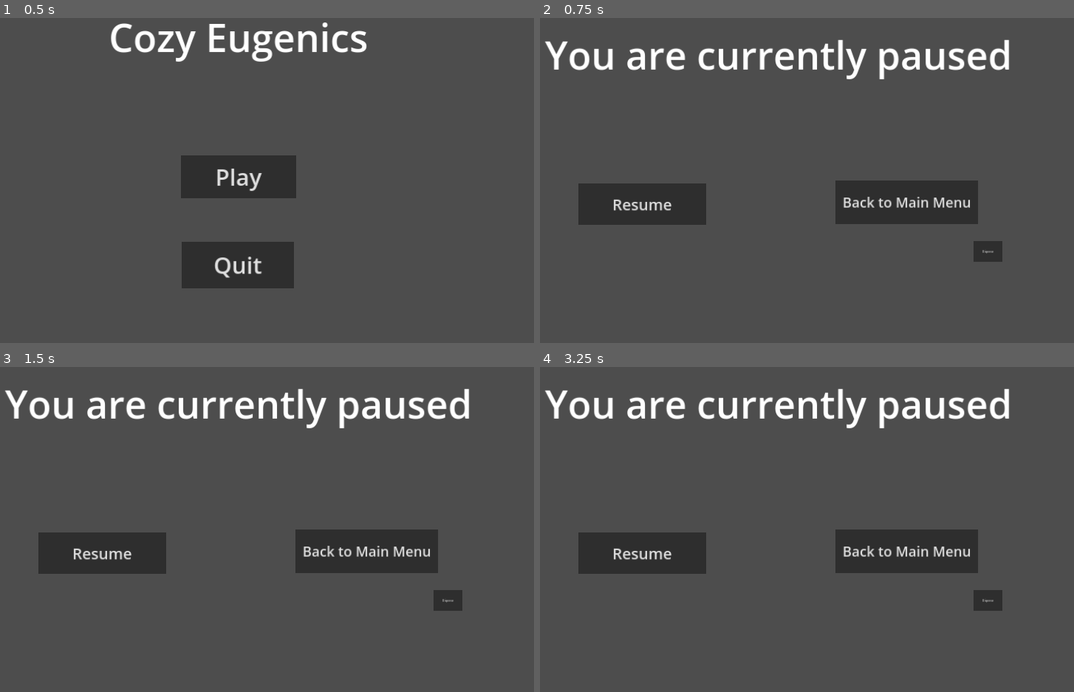
Above: before the commit, frames 1-4 (two rows, left to right).
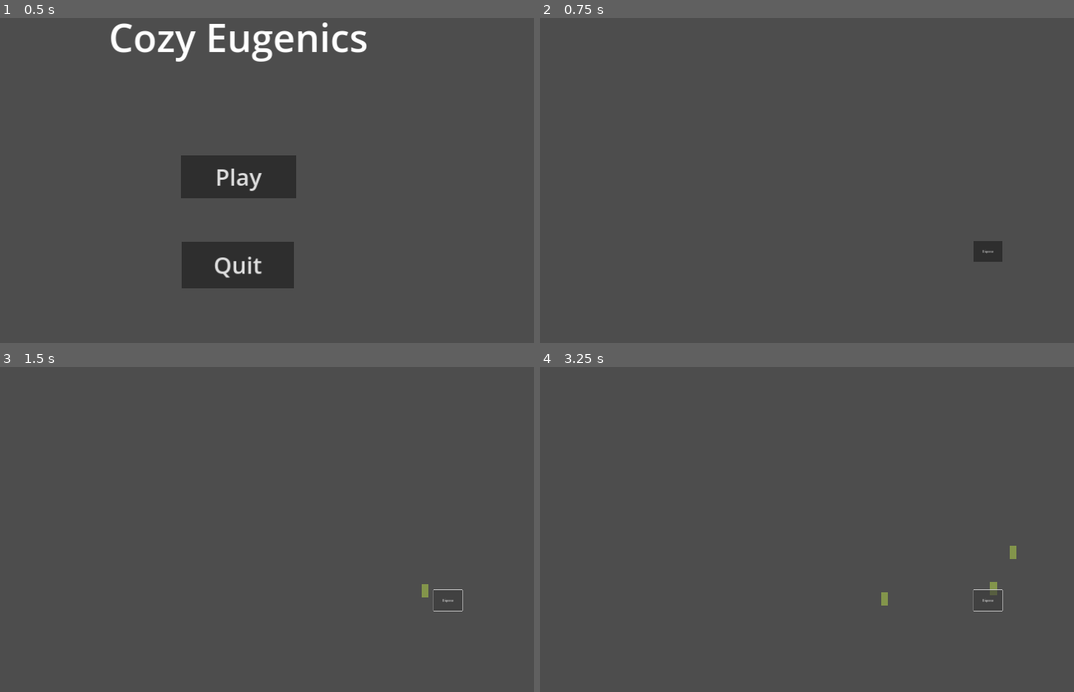
Above: after the commit, the same moments.

Repository: BoopEnthusiast/Cozy-Spring-Jam-2024
Game: Godot game, scene res://scenes/main_menu_screen.tscn
The game is run twice, just before and just after one commit, with the same random seed, the same clock (stepped at 60 frames per second) and the same inputs.
Inputs:
- Up to frame 1 (0.5 s): no input
- Up to frame 2 (0.75 s): click "Play" at 0.5 s
- Up to frame 3 (1.5 s): click "Dispense" at 1.25 s
- Up to frame 4 (3.25 s): click "Dispense" at 2 s; click "Dispense" at 2.75 s

Frame 1 is identical in both runs. In frame 2, 9.3% of the frame differs, in the area x 0-88%, y 6-64%; in frame 3, 9.4%; in frame 4, 9.5%, in the area x 0-90%, y 6-76%.
Error before the commit: Parse Error: Expected indented block after function declaration. (res://scripts/back_to_main_menu.gd:5)

Commit message:
LilGuy Merging

Diff:
--- a/scenes/pause_menu.tscn
+++ b/scenes/pause_menu.tscn
@@ -1,11 +1,9 @@
-[gd_scene load_steps=3 format=3 uid="uid://b4k1qoljldvsu"]
-
-[ext_resource type="Script" path="res://scripts/resume.gd" id="1_w77lj"]
-[ext_resource type="Script" path="res://scripts/back_to_main_menu.gd" id="2_brkmw"]
+[gd_scene format=3 uid="uid://b4k1qoljldvsu"]
 
 [node name="PauseLayer" type="CanvasLayer"]
 process_mode = 2
 layer = 4
+visible = false
 
 [node name="PauseMenu" type="Control" parent="."]
 layout_mode = 3
@@ -14,53 +12,3 @@
 anchor_bottom = 1.0
 grow_horizontal = 2
 grow_vertical = 2
-
-[node name="Resume" type="Button" parent="PauseMenu"]
-layout_mode = 1
-anchors_preset = -1
-anchor_left = 0.163542
-anchor_top = 0.669444
-anchor_right = 0.379167
-anchor_bottom = 0.794444
-offset_left = -8.0
-offset_top = -323.0
-offset_right = -8.0
-offset_bottom = -323.0
-theme_override_font_sizes/font_size = 100
-text = "Resume"
-script = ExtResource("1_w77lj")
-
-[node name="MainMenu" type="Button" parent="PauseMenu"]
-layout_mode = 1
-anchors_preset = 8
-anchor_left = 0.5
-anchor_top = 0.5
-anchor_right = 0.5
-anchor_bottom = 0.5
-offset_left = 370.0
-offset_top = 23.0
-offset_right = 1298.0
-offset_bottom = 307.0
-grow_horizontal = 2
-grow_vertical = 2
-theme_override_font_sizes/font_size = 90
-text = "Back to Main Menu"
-script = ExtResource("2_brkmw")
-
-[node name="Label" type="Label" parent="PauseMenu"]
-layout_mode = 1
-anchors_preset = 5
-anchor_left = 0.5
-anchor_right = 0.5
-offset_left = -1106.0
-offset_right = 1106.0
-offset_bottom = 575.0
-grow_horizontal = 2
-theme_override_font_sizes/font_size = 250
-text = "You are currently paused
-"
-horizontal_alignment = 1
-vertical_alignment = 1
-
-[connection signal="pressed" from="PauseMenu/Resume" to="PauseMenu/Resume" method="_on_pressed"]
-[connection signal="pressed" from="PauseMenu/MainMenu" to="PauseMenu/MainMenu" method="_on_pressed"]
--- a/scripts/lil_guy.gd
+++ b/scripts/lil_guy.gd
@@ -37,6 +37,13 @@
 
 	move_and_slide()
 
+	if is_dragging and is_on_wall():
+		var collided_object = get_last_slide_collision().get_collider()
+		if collided_object is LilGuy:
+			collided_object.genes.append(genes)
+			Singleton.is_dragging = false
+			queue_free()
+
 
 func _on_mouse_entered():
 	mouse_is_on = true
